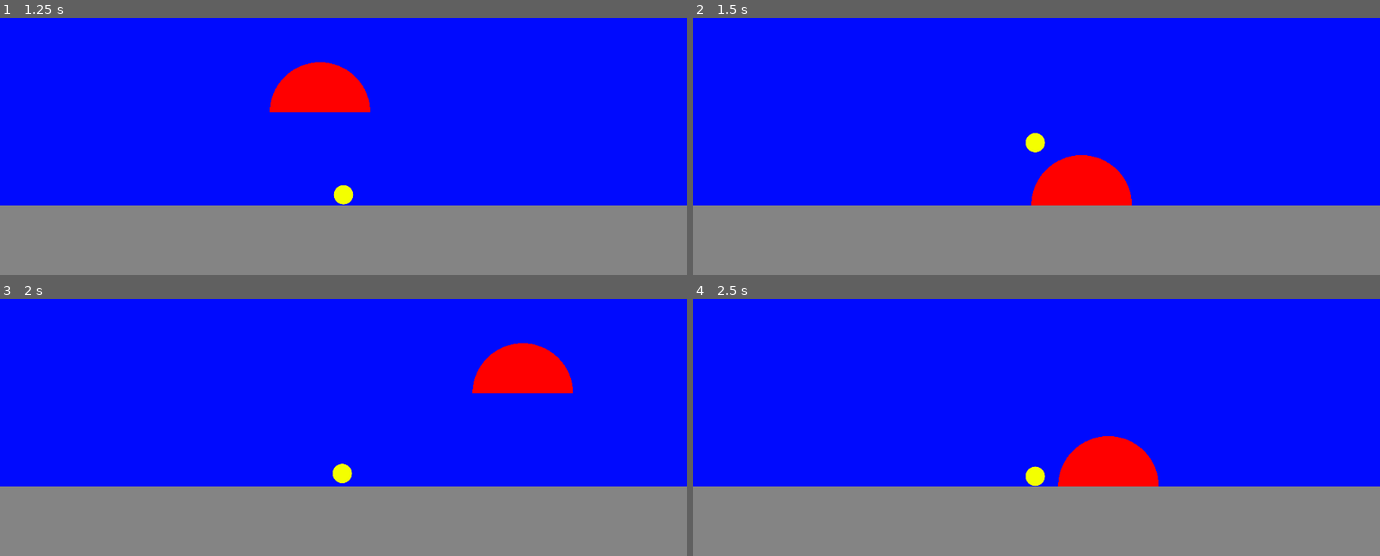
Above: before the commit, frames 1-4 (two rows, left to right).
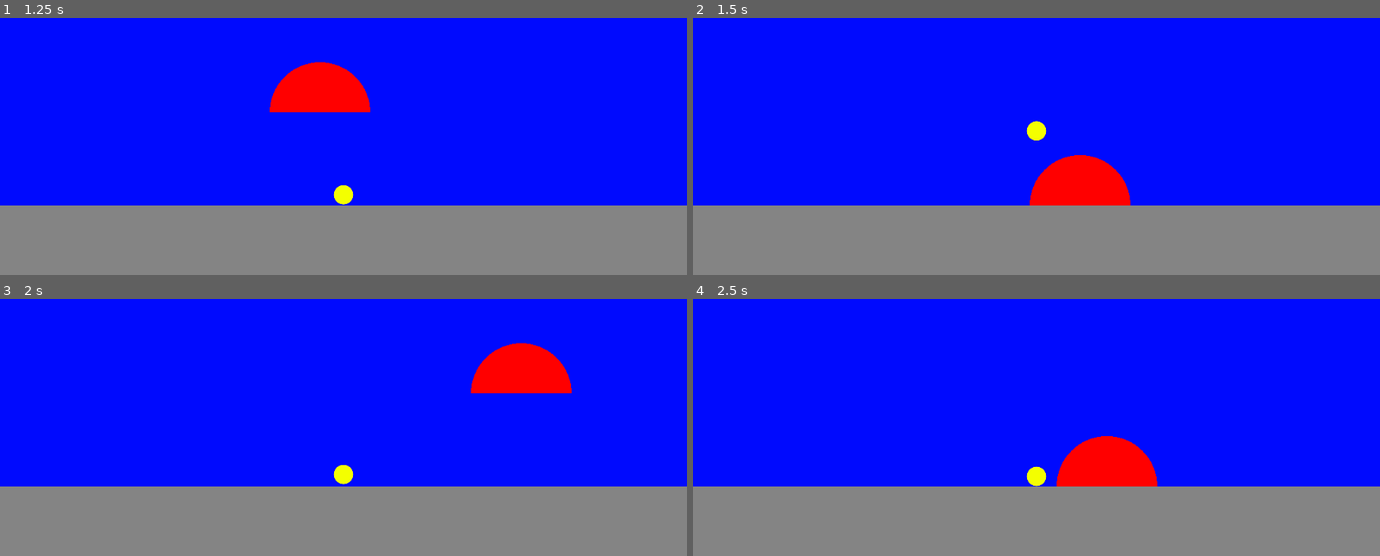
Above: after the commit, the same moments.

Repository: thorkellmani/slime_soccer_remake
Game: Godot game, scene res://main.tscn
Same seed, same stepped clock (60 frames per second), same inputs: the game is played once before the commit and once after it.
Inputs:
- Up to frame 1 (1.25 s): hold D (move_right) from 0.53 s (still down); tap W (jump) at 0.77 s
- Up to frame 2 (1.5 s): keep holding D (move_right)
- Up to frame 3 (2 s): keep holding D (move_right); tap W (jump) at 1.52 s
- Up to frame 4 (2.5 s): release D (move_right) at 2.03 s; hold A (move_left) from 2.03 s (still down)

Frame 1 is identical in both runs. In frame 2, 0.4% of the frame differs, in the area x 48-64%, y 40-73%; in frame 3, 0.2%; in frame 4, 0.2%.

Commit message:
fix: some udpates

Diff:
--- a/player.gd
+++ b/player.gd
@@ -26,6 +26,7 @@
 		velocity.x = move_toward(velocity.x, 0, SPEED)
 
 func handle_collisions() -> void:
+	print(ball_on_top)
 	var _collisions = move_and_slide()
 	for i in get_slide_collision_count():
 		var collision = get_slide_collision(i)
@@ -67,12 +68,11 @@
 func _draw() -> void:
 	draw_colored_polygon($HitBox.polygon, "red")
 
-
 func _on_below_detector_body_entered(body: Ball) -> void:
 	ball_on_top = true
 	var slime_position_y: float = global_position.y
 	var ball_hit_box: CollisionShape2D = body.get_node("HitBox")
-	var ball_radius: float = ball_hit_box.shape.radius * 2 * ball_hit_box.scale.x
+	var ball_radius: float = ball_hit_box.shape.radius * 4 * ball_hit_box.scale.x
 	var ball_position: Vector2 = body.global_position
 	var new_position : Vector2 = Vector2(ball_position.x, slime_position_y - slime_half_height - ball_radius)
 	body.teleport_to(new_position)
